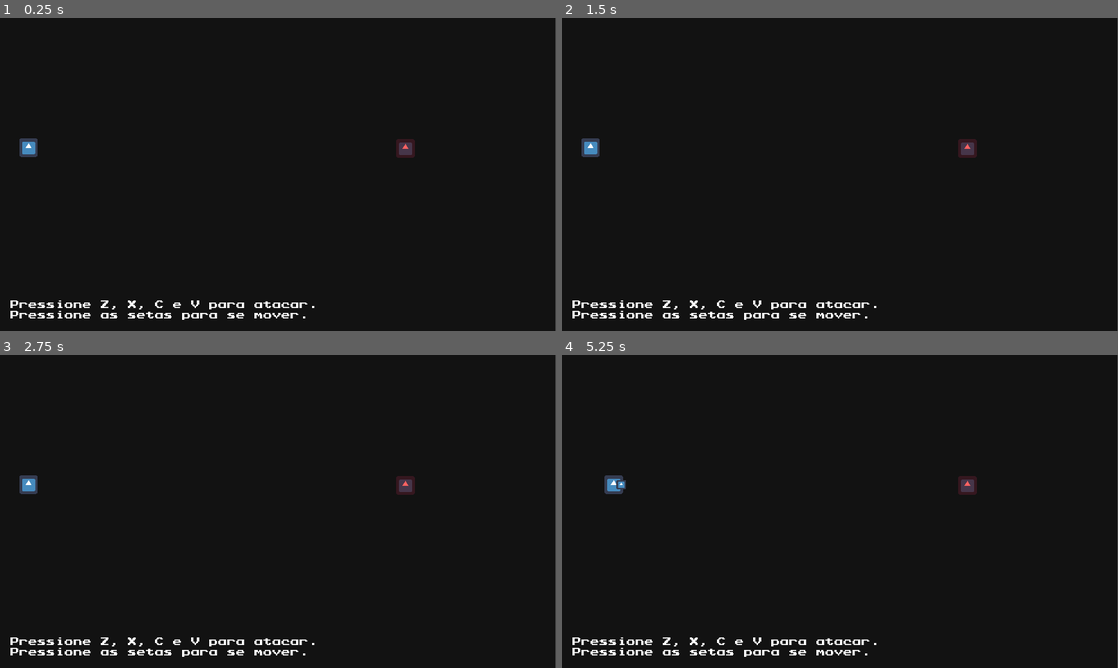
Above: before the commit, frames 1-4 (two rows, left to right).
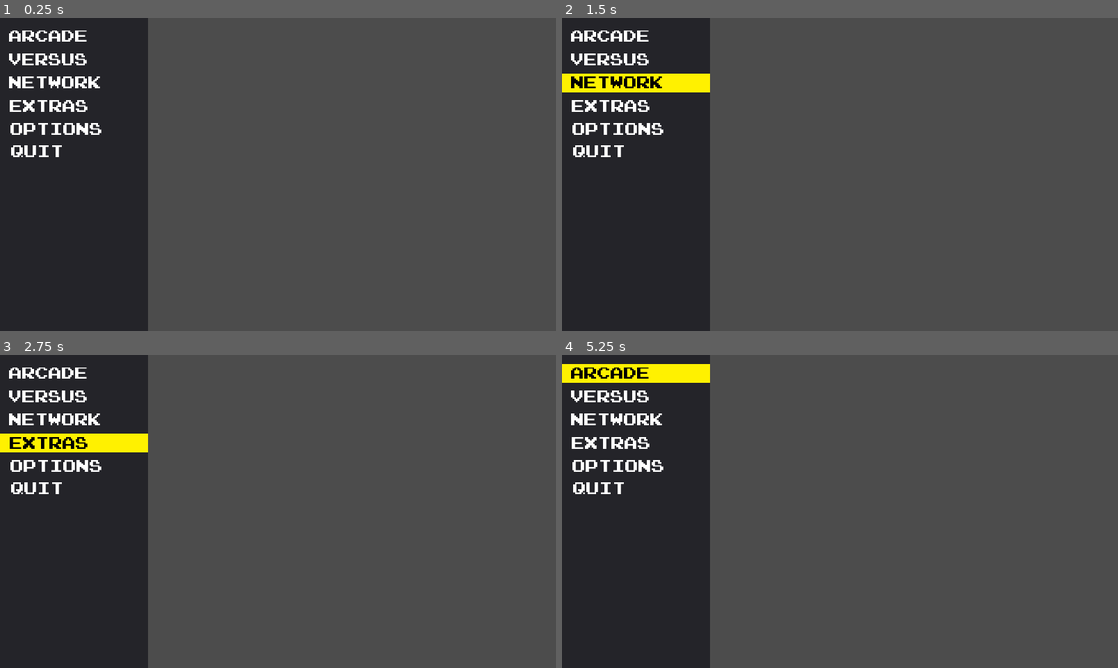
Above: after the commit, the same moments.

Repository: GamuxUnicamp/Divine_Duel
Game: Godot game, scene res://menus/MainMenu.tscn
The game is run twice, just before and just after one commit, with the same random seed, the same clock (stepped at 60 frames per second) and the same inputs. Before the commit the project starts from res://levels/TestLevel.tscn. The engine's default icon, where the game draws it, is replaced by a stand-in: a white triangle on a blue panel in a dark square.
Inputs (mouse positions are in pixels of both pictures, inside the frame that each line leads up to):
- Up to frame 1 (0.25 s): no input
- Up to frame 2 (1.5 s): click (639, 58) at 0.5 s, where only the run after the commit has a clickable "VERSUS"; click (639, 83) at 1.25 s, where only the run after the commit has a clickable "NETWORK"
- Up to frame 3 (2.75 s): click (77, 442) at 2 s, where only the run after the commit has a clickable "EXTRAS"
- Up to frame 4 (5.25 s): click (639, 467) at 2.75 s, where only the run after the commit has a clickable "OPTIONS"; click (639, 373) at 3.5 s, where only the run after the commit has a clickable "ARCADE"; click (639, 373) at 4.25 s, where only the run after the commit has a clickable "ARCADE"; tap Z (attack0) at 5 s; move the mouse to (962, 495) at 5.02 s; hold Right (ui_right) from 5.03 s (still down); hold Z (attack0) from 5.03 s (still down)

The runs differ from the first frame. In frame 1, 75% of the frame differs, in the area x 1-100%, y 0-100%; in frame 2, 76%; in frame 3, 77%; in frame 4, 77%, in the area x 0-100%, y 0-100%.

Commit message:
Main Menu

Diff:
--- a/menus/MainMenu.gd
+++ b/menus/MainMenu.gd
@@ -1,16 +1,91 @@
 extends Node2D
 
+onready var selected_option = 0 #0 is unselected. 1 to 6 are main options
 
-# Declare member variables here. Examples:
-# var a = 2
-# var b = "text"
+onready var arcade_button = $ArcadeButton
+onready var versus_button = $VersusButton
+onready var network_button = $NetworkButton
+onready var extras_button = $ExtrasButton
+onready var options_button = $OptionsButton
+onready var quit_button = $QuitButton
 
+onready var ui_move_timer = $UIMoveTimer
+onready var selector = $Selector
 
-# Called when the node enters the scene tree for the first time.
 func _ready():
-	pass # Replace with function body.
+	arcade_button.connect("button_down",self,"arcade_button_down")
+	versus_button.connect("button_down",self,"versus_button_down")
+	network_button.connect("button_down",self,"network_button_down")
+	extras_button.connect("button_down",self,"extras_button_down")
+	options_button.connect("button_down",self,"options_button_down")
+	quit_button.connect("button_down",self,"quit_button_down")
 
+	arcade_button.connect("mouse_entered",self,"mouse_entered_menu",[1])
+	versus_button.connect("mouse_entered",self,"mouse_entered_menu",[2])
+	network_button.connect("mouse_entered",self,"mouse_entered_menu",[3])
+	extras_button.connect("mouse_entered",self,"mouse_entered_menu",[4])
+	options_button.connect("mouse_entered",self,"mouse_entered_menu",[5])
+	quit_button.connect("mouse_entered",self,"mouse_entered_menu",[6])
 
-# Called every frame. 'delta' is the elapsed time since the previous frame.
-#func _process(delta):
-#	pass
+func _physics_process(delta):
+	if Input.is_action_pressed("ui_up") and ui_move_timer.time_left == 0:
+		match selected_option:
+			0,1:
+				selected_option = 6
+			2,3,4,5,6:
+				selected_option -= 1
+		ui_move_timer.start()
+	if Input.is_action_pressed("ui_down") and ui_move_timer.time_left == 0:
+		match selected_option:
+			0,6:
+				selected_option = 1
+			1,2,3,4,5:
+				selected_option += 1
+		ui_move_timer.start()
+
+func _process(delta):
+	if selected_option == 0:
+		selector.visible = false
+	else:
+		selector.position = Vector2(0,32+(selected_option-1)*80)
+		selector.visible = true
+	#resets default color
+	arcade_button.get_child(0).add_color_override("font_color",Color(1,1,1))
+	versus_button.get_child(0).add_color_override("font_color",Color(1,1,1))
+	network_button.get_child(0).add_color_override("font_color",Color(1,1,1))
+	extras_button.get_child(0).add_color_override("font_color",Color(1,1,1))
+	options_button.get_child(0).add_color_override("font_color",Color(1,1,1))
+	quit_button.get_child(0).add_color_override("font_color",Color(1,1,1))
+	if selected_option == 1:
+		arcade_button.get_child(0).add_color_override("font_color",Color(0,0,0))
+	elif selected_option == 2:
+		versus_button.get_child(0).add_color_override("font_color",Color(0,0,0))
+	elif selected_option == 3:
+		network_button.get_child(0).add_color_override("font_color",Color(0,0,0))
+	elif selected_option == 4:
+		extras_button.get_child(0).add_color_override("font_color",Color(0,0,0))
+	elif selected_option == 5:
+		options_button.get_child(0).add_color_override("font_color",Color(0,0,0))
+	elif selected_option == 6:
+		quit_button.get_child(0).add_color_override("font_color",Color(0,0,0))
+
+func arcade_button_down():
+	pass
+
+func versus_button_down():
+	pass
+
+func network_button_down():
+	pass
+
+func extras_button_down():
+	pass
+
+func options_button_down():
+	pass
+
+func quit_button_down():
+	get_tree().quit()
+
+func mouse_entered_menu(button):
+	selected_option = button
--- a/menus/MainMenu.tscn
+++ b/menus/MainMenu.tscn
@@ -1,67 +1,139 @@
-[gd_scene load_steps=3 format=2]
+[gd_scene load_steps=6 format=2]
 
 [ext_resource path="res://menus/MainMenu.gd" type="Script" id=1]
-[ext_resource path="res://icon.png" type="Texture" id=2]
+[ext_resource path="res://media/menu_button1.png" type="Texture" id=2]
+[ext_resource path="res://fonts/prstartk.ttf" type="DynamicFontData" id=3]
+
+[sub_resource type="DynamicFont" id=1]
+size = 46
+font_data = ExtResource( 3 )
+
+[sub_resource type="Animation" id=2]
+resource_name = "New Anim"
 
 [node name="MainMenu" type="Node2D"]
 script = ExtResource( 1 )
 
+[node name="Panel" type="Panel" parent="."]
+margin_top = -1.18921
+margin_right = 512.0
+margin_bottom = 1084.81
+__meta__ = {
+"_edit_use_anchors_": false
+}
+
+[node name="Selector" type="Sprite" parent="."]
+visible = false
+position = Vector2( 3, 32 )
+scale = Vector2( 4, 2 )
+texture = ExtResource( 2 )
+centered = false
+
 [node name="ArcadeButton" type="TextureButton" parent="."]
-margin_left = 212.274
-margin_top = 354.163
-margin_right = 276.274
-margin_bottom = 418.163
-texture_normal = ExtResource( 2 )
+margin_left = 32.0
+margin_top = 42.0
+margin_right = 506.0
+margin_bottom = 87.0
+__meta__ = {
+"_edit_group_": true,
+"_edit_use_anchors_": false
+}
+
+[node name="Label" type="Label" parent="ArcadeButton"]
+custom_fonts/font = SubResource( 1 )
+text = "ARCADE"
 __meta__ = {
 "_edit_use_anchors_": false
 }
 
 [node name="VersusButton" type="TextureButton" parent="."]
-margin_left = 217.62
-margin_top = 437.908
-margin_right = 281.62
-margin_bottom = 501.908
-texture_normal = ExtResource( 2 )
+margin_left = 32.0
+margin_top = 122.0
+margin_right = 500.0
+margin_bottom = 168.0
+__meta__ = {
+"_edit_group_": true,
+"_edit_use_anchors_": false
+}
+
+[node name="Label" type="Label" parent="VersusButton"]
+custom_fonts/font = SubResource( 1 )
+text = "VERSUS"
 __meta__ = {
 "_edit_use_anchors_": false
 }
 
 [node name="NetworkButton" type="TextureButton" parent="."]
-margin_left = 210.492
-margin_top = 523.434
-margin_right = 274.492
-margin_bottom = 587.434
-texture_normal = ExtResource( 2 )
+margin_left = 32.0
+margin_top = 202.0
+margin_right = 500.0
+margin_bottom = 248.0
+__meta__ = {
+"_edit_group_": true,
+"_edit_use_anchors_": false
+}
+
+[node name="Label" type="Label" parent="NetworkButton"]
+custom_fonts/font = SubResource( 1 )
+text = "NETWORK"
 __meta__ = {
 "_edit_use_anchors_": false
 }
 
 [node name="ExtrasButton" type="TextureButton" parent="."]
-margin_left = 201.583
-margin_top = 607.179
-margin_right = 265.583
-margin_bottom = 671.179
-texture_normal = ExtResource( 2 )
+margin_left = 33.0
+margin_top = 284.0
+margin_right = 500.0
+margin_bottom = 330.0
+__meta__ = {
+"_edit_group_": true,
+"_edit_use_anchors_": false
+}
+
+[node name="Label" type="Label" parent="ExtrasButton"]
+custom_fonts/font = SubResource( 1 )
+text = "EXTRAS"
 __meta__ = {
 "_edit_use_anchors_": false
 }
 
 [node name="OptionsButton" type="TextureButton" parent="."]
-margin_left = 201.583
-margin_top = 673.105
-margin_right = 265.583
-margin_bottom = 737.105
-texture_normal = ExtResource( 2 )
+margin_left = 37.0
+margin_top = 362.0
+margin_right = 500.0
+margin_bottom = 408.0
+__meta__ = {
+"_edit_group_": true,
+"_edit_use_anchors_": false
+}
+
+[node name="Label" type="Label" parent="OptionsButton"]
+custom_fonts/font = SubResource( 1 )
+text = "OPTIONS"
 __meta__ = {
 "_edit_use_anchors_": false
 }
 
 [node name="QuitButton" type="TextureButton" parent="."]
-margin_left = 185.547
-margin_top = 780.013
-margin_right = 249.547
-margin_bottom = 844.013
-texture_normal = ExtResource( 2 )
+margin_left = 38.0
+margin_top = 439.0
+margin_right = 507.0
+margin_bottom = 485.0
+__meta__ = {
+"_edit_group_": true,
+"_edit_use_anchors_": false
+}
+
+[node name="Label" type="Label" parent="QuitButton"]
+custom_fonts/font = SubResource( 1 )
+text = "QUIT"
 __meta__ = {
 "_edit_use_anchors_": false
 }
+
+[node name="AnimationPlayer" type="AnimationPlayer" parent="."]
+"anims/New Anim" = SubResource( 2 )
+
+[node name="UIMoveTimer" type="Timer" parent="."]
+wait_time = 0.2
+one_shot = true
--- a/project.godot
+++ b/project.godot
@@ -16,7 +16,7 @@
 [application]
 
 config/name="Divine Duel"
-run/main_scene="res://levels/TestLevel.tscn"
+run/main_scene="res://menus/MainMenu.tscn"
 config/icon="res://icon.png"
 
 [autoload]
Binary file added: media/menu_button1.png
Not shown, added: media/menu_button1.png.import
Binary file added: media/menu_button2.png
Not shown, added: media/menu_button2.png.import
Binary file added: media/projectiles/wool_ball.png
Not shown, added: media/projectiles/wool_ball.png.import
